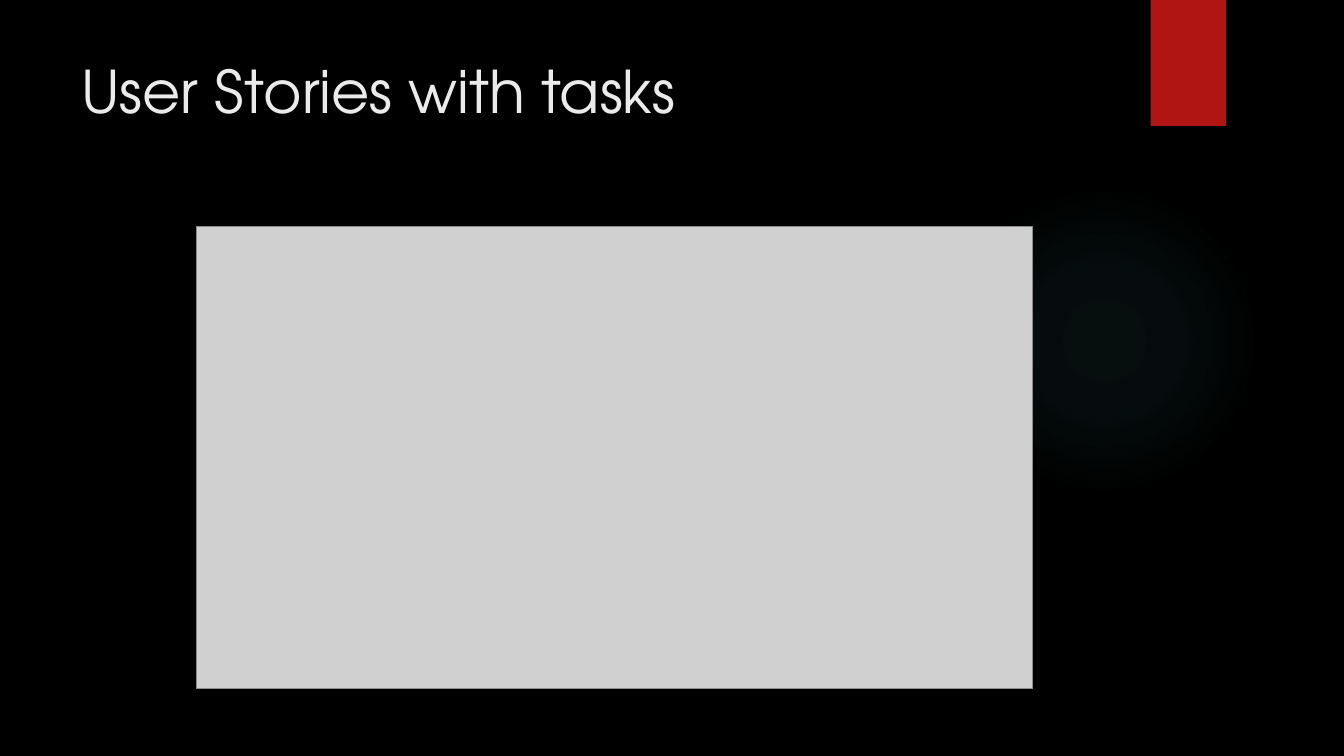
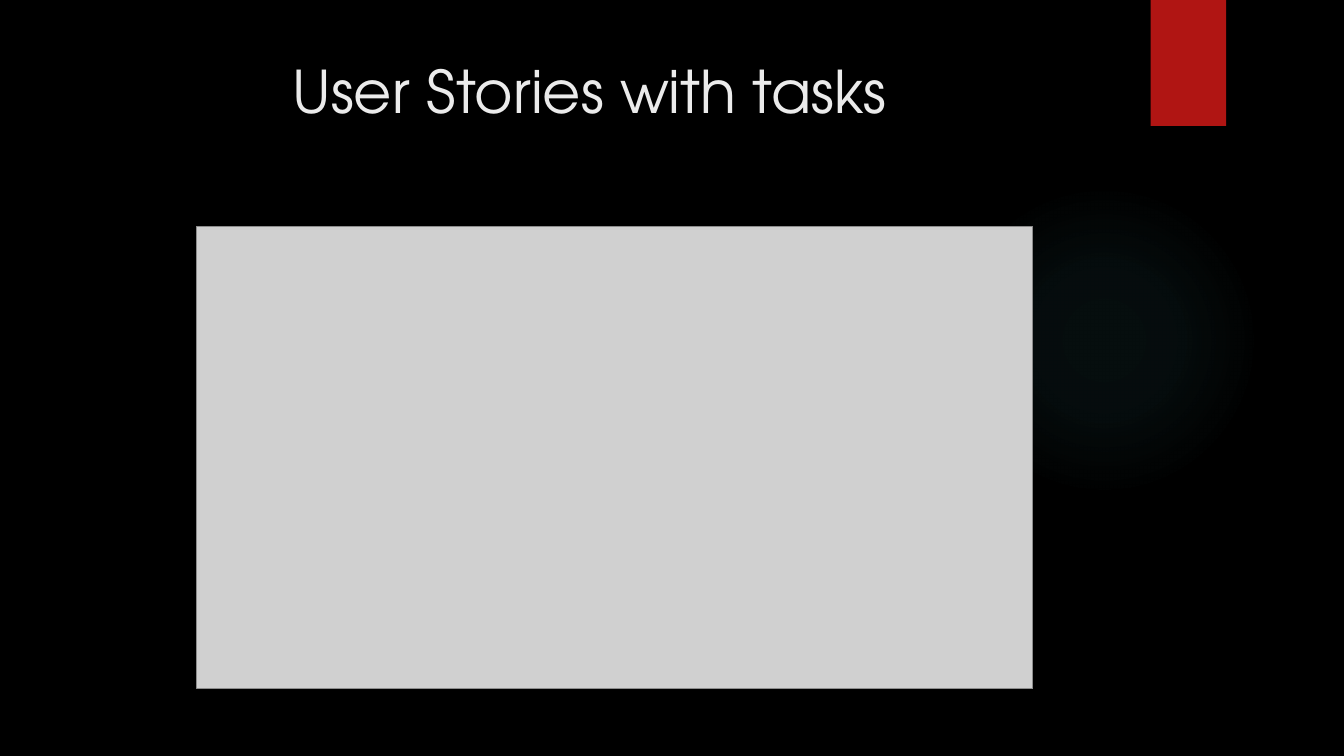
Before and after one commit to Toseef-Github/IMS-22EnableMay2, a slide deck: slide 7 of IMS Presentation.pptx. Drawn at 1344x756 pixels with LibreOffice and Linux fonts; fonts in the diff are those of the drawing; grey boxes stand for pictures; background and template pictures are left out. Boxes give left, top, right and bottom in pixels: in the first picture for what was removed or moved away, otherwise in the second. Text is boxed around its words. In the diff, an @@ line names an element or a change of style, - is before the commit and + after.

```diff
--- a/IMS Presentation.pptx
+++ b/IMS Presentation.pptx
@@ title "User Stories with tasks" at (293,68,887,114): alignment left to centre @@
```
Also in this commit, not shown: 8 other slides changed.
